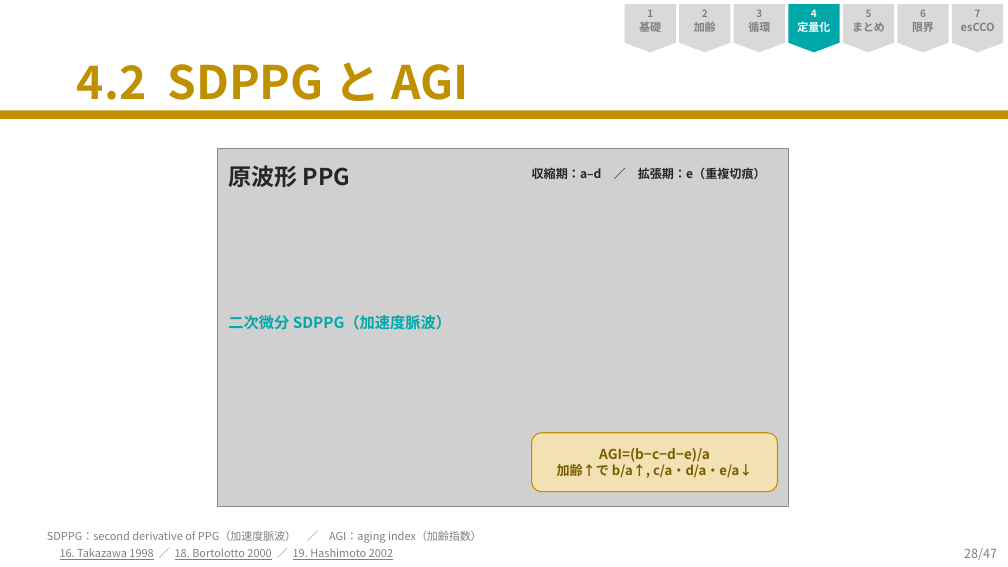
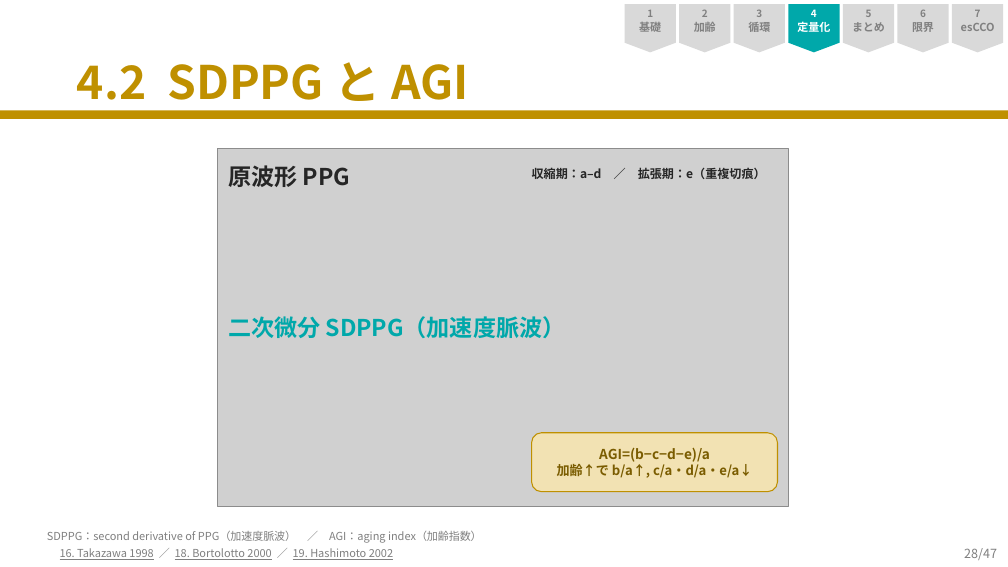
Before and after one commit to nobumitsu-3141/ppg-study, a slide deck: slide 28 of SpO2PPG_revised_websafe.pptx. Drawn at 1008x567 pixels with LibreOffice and Linux fonts; fonts in the diff are those of the drawing; grey boxes stand for pictures. Boxes give left, top, right and bottom in pixels: in the first picture for what was removed or moved away, otherwise in the second. Text is boxed around its words. In the diff, an @@ line names an element or a change of style, - is before the commit and + after.

```diff
--- a/SpO2PPG_revised_websafe.pptx
+++ b/SpO2PPG_revised_websafe.pptx
@@ text "二次微分 SDPPG（加速度脈波）" at box(228, 316, 566, 338): size 14.5 to 22 pt @@
```
Also in this commit, not shown: 16 other slides changed, 3 other files.
